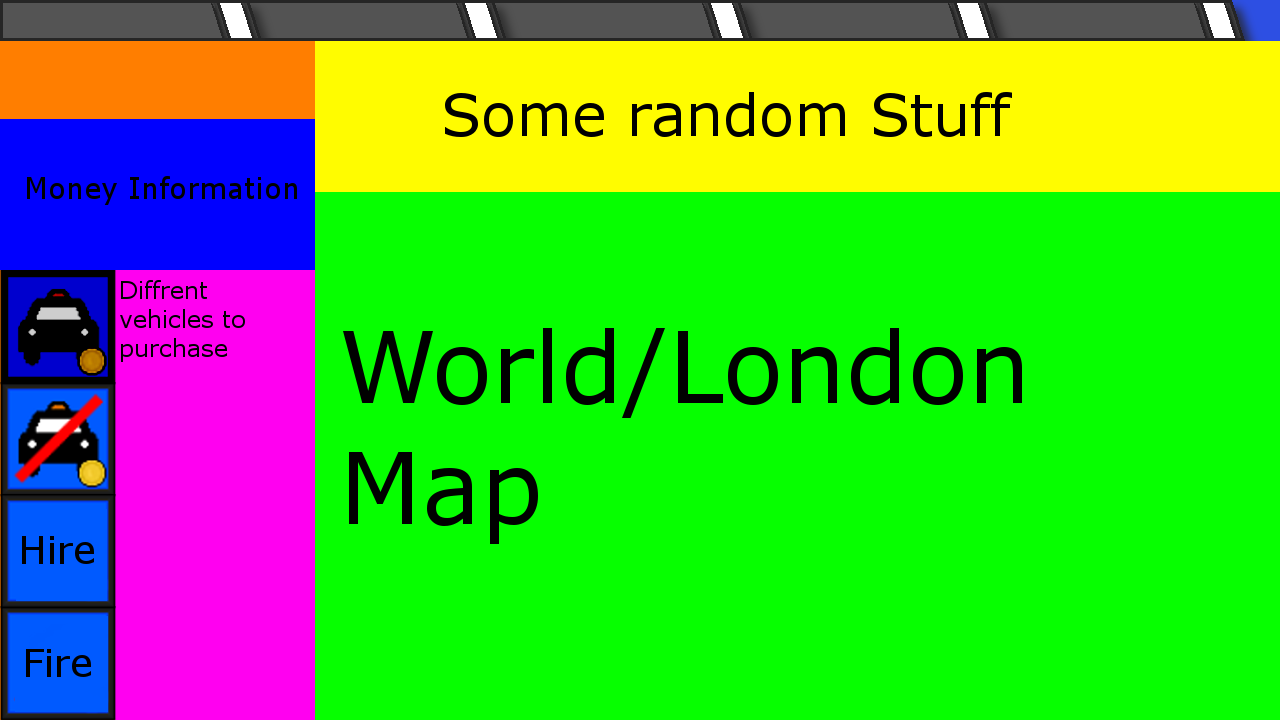
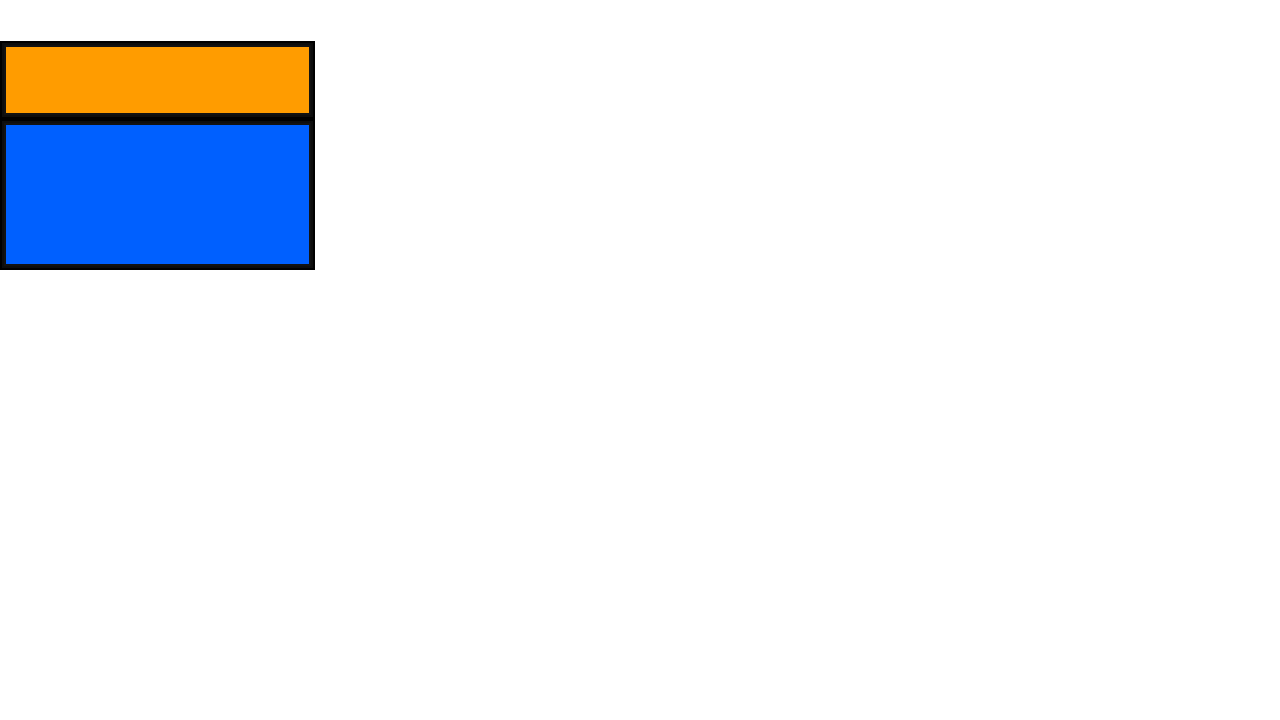
Layer changes from the first 1280 x 720 image to the second:
hid "Drop Shadow copy" over [0, 0, 281, 41]
hid "Drop Shadow copy #1" over [245, 0, 526, 41]
hid "Drop Shadow copy #2" over [491, 0, 772, 41]
hid "Drop Shadow copy #3" over [737, 0, 1018, 41]
hid "Drop Shadow copy #4" over [983, 0, 1264, 41]
added layer "Layer copy" above "Layer" over [0, 119, 315, 270]
added layer "Layer" above "Layer #1" over [0, 41, 315, 119]
hid "Layer #1" over [0, 0, 1280, 720]
